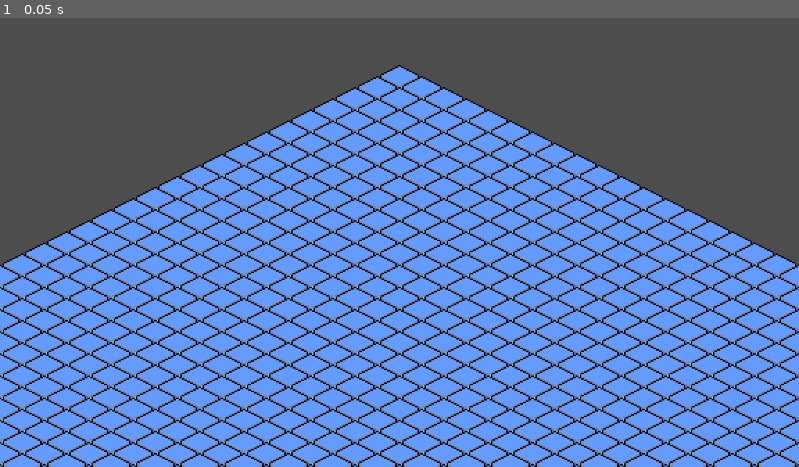
Above: before the commit, frame 1.
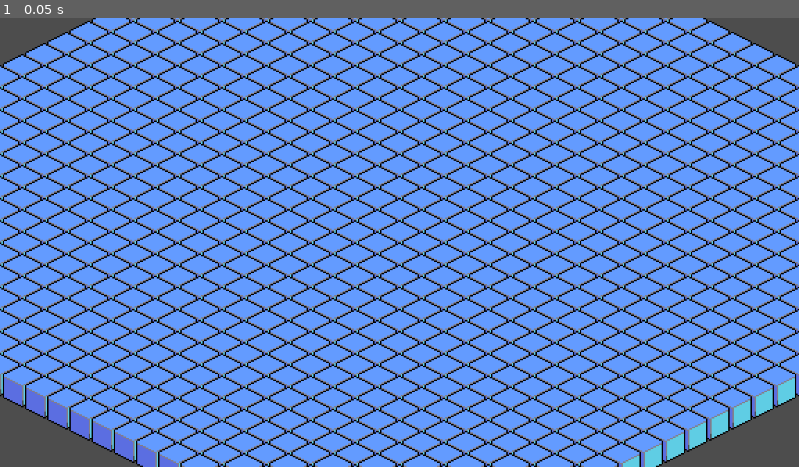
Above: after the commit, the same moment.

Repository: shakesbeare/MicroDiablo
Game: Godot game, scene res://node_2d.tscn
The game is run twice, just before and just after one commit, with the same random seed, the same clock (stepped at 60 frames per second) and the same inputs.
Inputs:
- Up to frame 1 (0.05 s): no input

The runs differ from the first frame. In frame 1, 36% of the frame differs, in the area x 0-100%, y 0-100%.

Commit message:
grid centered

Diff:
--- a/isometric.gd
+++ b/isometric.gd
@@ -3,12 +3,10 @@
 const GROUND_SIZE = Vector2(32, 32)
 const SPRITE_DIMENSIONS = Vector2(32, 32)
 const SCALE = 2
-# Called when the node enters the scene tree for the first time.
+
 func _ready():
 	place_tiles()
 
-
-# Called every frame. 'delta' is the elapsed time since the previous frame.
 func _process(delta):
 	recenter_tiles()
 
@@ -37,8 +35,7 @@
 	var children = self.get_children()
 	var index = 0
 
-	var grid_y_offset = GROUND_SIZE.x * 7
-	print(grid_y_offset)
+	var grid_y_offset = SPRITE_DIMENSIONS.y * SCALE / 2 * GROUND_SIZE.x / 2
 
 	for i in range(GROUND_SIZE.x):
 		for j in range(GROUND_SIZE.y):
